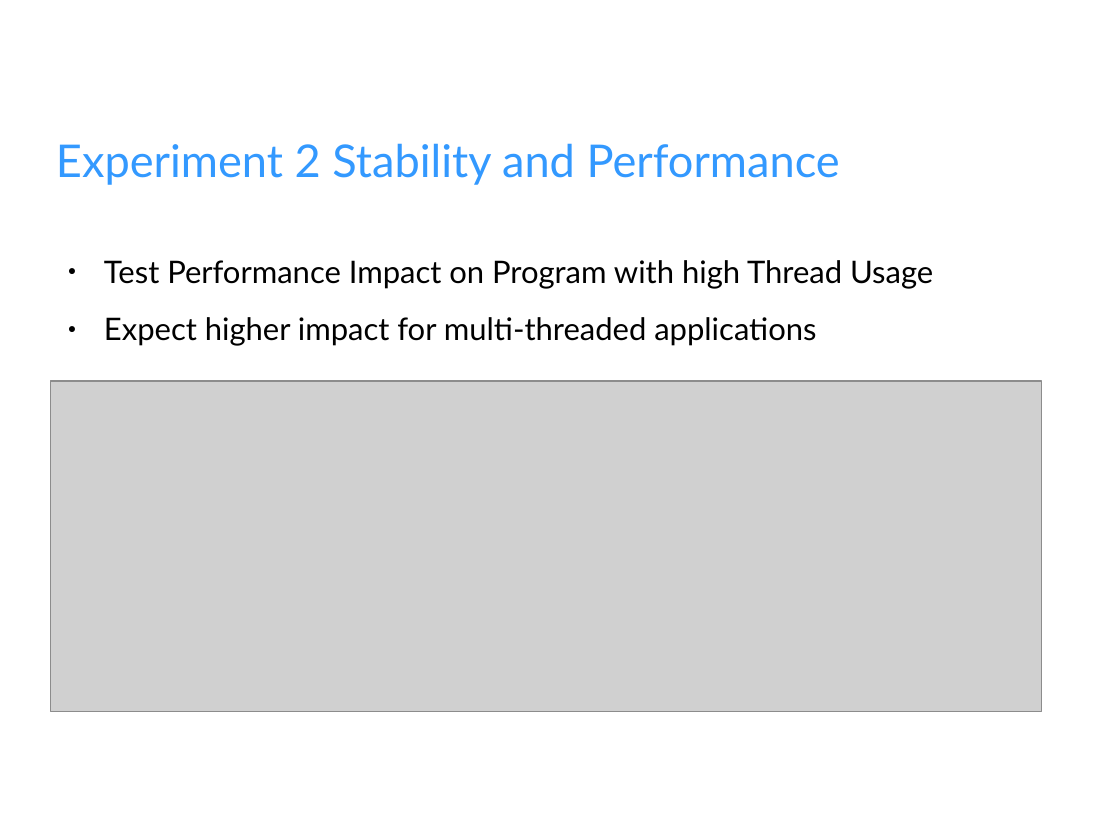
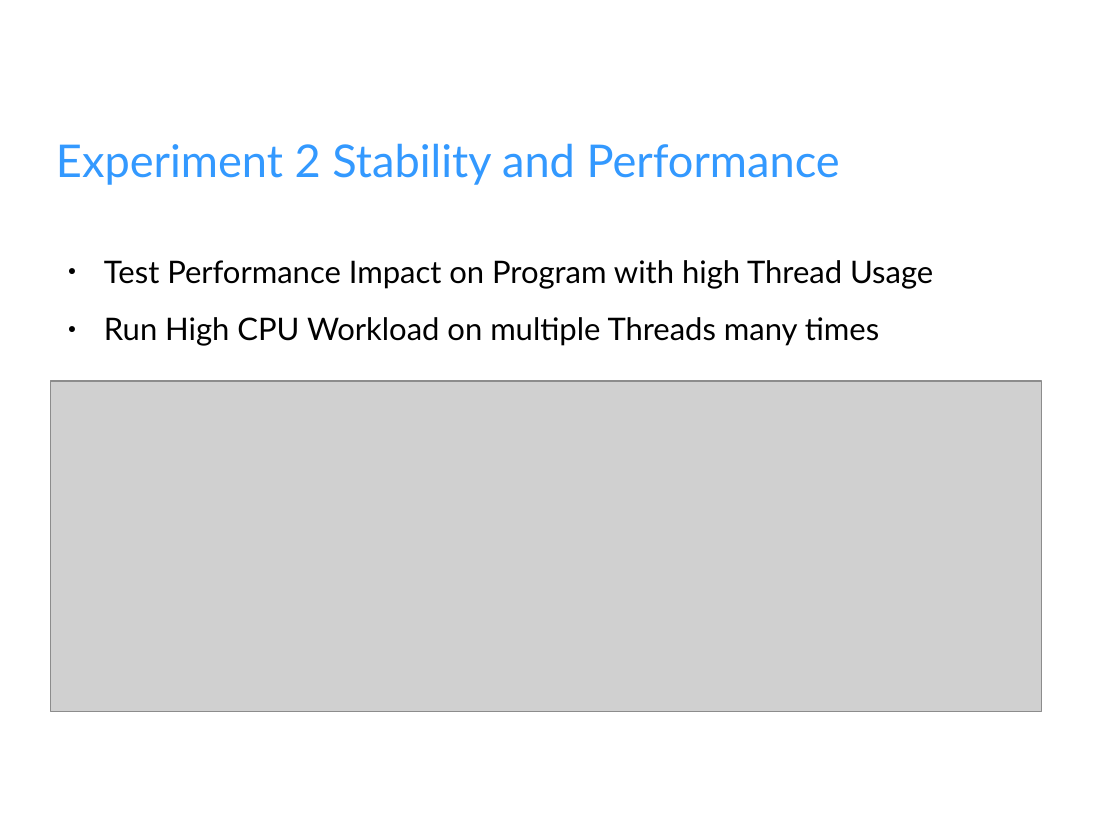
Before and after one commit to fhilprec/HardwareMonitoring, a slide deck: slide 10 of Project_Presentation_Trial.odp. Drawn at 1120x840 pixels with LibreOffice and Linux fonts; fonts in the diff are those of the drawing; grey boxes stand for pictures; background and template pictures are left out. Boxes give left, top, right and bottom in pixels: in the first picture for what was removed or moved away, otherwise in the second. Text is boxed around its words. In the diff, an @@ line names an element or a change of style, - is before the commit and + after.

```diff
--- a/Project_Presentation_Trial.odp
+++ b/Project_Presentation_Trial.odp
@@ text at [104,317,879,346]: text changed @@
-● Expect higher impact for multi-threaded applications
+● Run High CPU Workload on multiple Threads many times
```
Also in this commit, not shown: 1 other slide changed.
